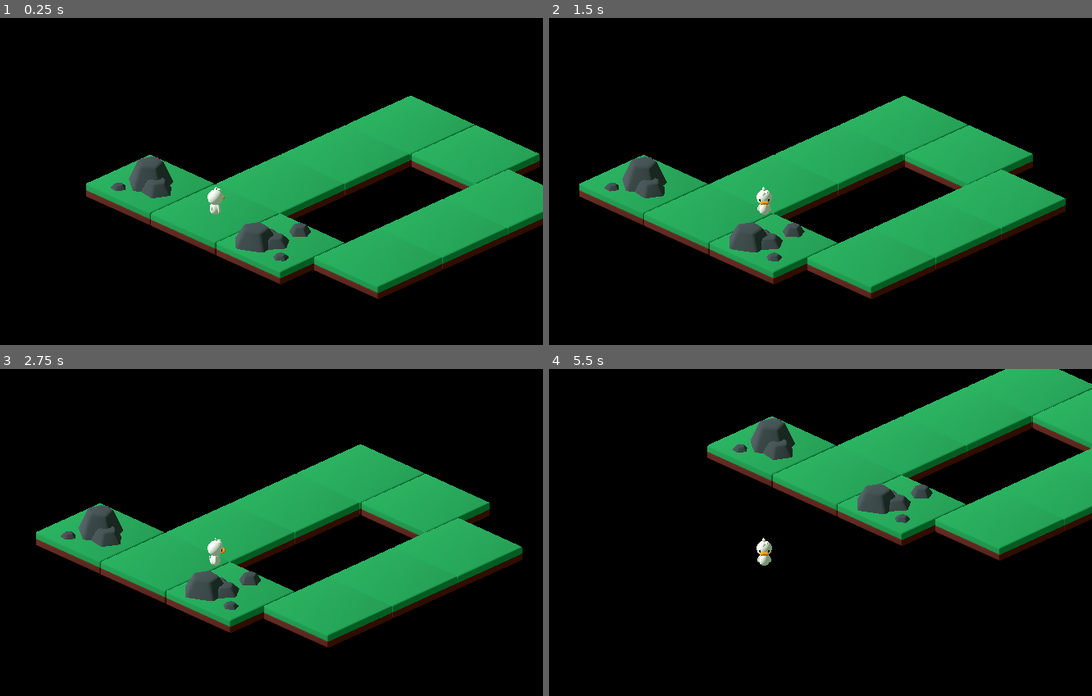
Above: before the commit, frames 1-4 (two rows, left to right).
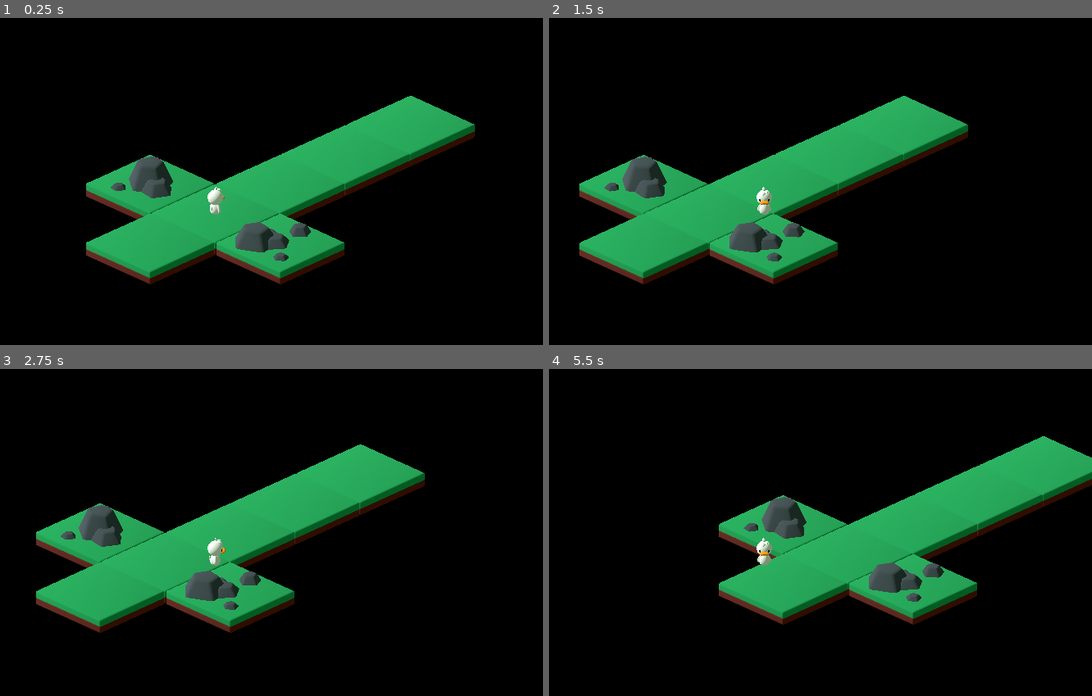
Above: after the commit, the same moments.

Repository: felipefcm/block-puzzle
Game: Godot game, scene res://levels/level_base.tscn
The game is run twice, just before and just after one commit, with the same random seed, the same clock (stepped at 60 frames per second) and the same inputs.
Inputs:
- Up to frame 1 (0.25 s): no input
- Up to frame 2 (1.5 s): tap Enter at 0.5 s; hold Right (ui_right) 0.53-1.28 s; hold Down (ui_down) from 1.28 s (still down)
- Up to frame 3 (2.75 s): release Down (ui_down) at 2.03 s; hold Right (ui_right) from 2.03 s (still down)
- Up to frame 4 (5.5 s): release Right (ui_right) at 2.78 s; hold Up (ui_up) 2.78-3.53 s; hold Left (ui_left) 3.53-5.03 s; tap R (restart_level, bound only after the commit) at 4.15 s; hold Down (ui_down) from 5.03 s (still down)

The runs differ from the first frame. In frame 1, 13% of the frame differs, in the area x 15-100%, y 32-86%; in frame 2, 14%; in frame 3, 14%; in frame 4, 32%, in the area x 29-100%, y 0-79%.

Commit message:
player spawning

Diff:
--- a/entities/duck.tscn
+++ b/entities/duck.tscn
@@ -14,6 +14,7 @@
 
 [node name="Duck" type="CharacterBody3D"]
 transform = Transform3D(1, 0, 0, 0, 1, 0, 0, 0, 1, 0, 1.01, 0)
+collision_layer = 2
 floor_stop_on_slope = false
 floor_constant_speed = true
 floor_block_on_wall = false
--- a/levels/level_base.tscn
+++ b/levels/level_base.tscn
@@ -1,21 +1,28 @@
-[gd_scene load_steps=5 format=3 uid="uid://b2x7ctr0mqior"]
+[gd_scene load_steps=6 format=3 uid="uid://b2x7ctr0mqior"]
 
 [ext_resource type="PackedScene" uid="uid://gc6hl21okehk" path="res://entities/duck.tscn" id="1_112i5"]
+[ext_resource type="Script" path="res://scripts/level.gd" id="1_tie8f"]
 [ext_resource type="PackedScene" uid="uid://5itmebhfsafj" path="res://blocks/grass_floor.tscn" id="2_pl3b6"]
 [ext_resource type="PackedScene" uid="uid://8vu3v8t2l2py" path="res://blocks/rocks_a.tscn" id="3_gc56v"]
 [ext_resource type="PackedScene" uid="uid://c2wh74wne15p7" path="res://blocks/rocks_b.tscn" id="4_shir2"]
 
 [node name="Level" type="Node3D"]
+script = ExtResource("1_tie8f")
+playerScene = ExtResource("1_112i5")
 
-[node name="DirectionalLight3D" type="DirectionalLight3D" parent="."]
+[node name="Sun" type="DirectionalLight3D" parent="."]
 transform = Transform3D(-0.707107, 0.5, -0.5, 3.09086e-08, 0.707107, 0.707107, 0.707107, 0.5, -0.5, 11, 8, -13)
 light_energy = 2.5
 
-[node name="Duck" parent="." instance=ExtResource("1_112i5")]
+[node name="InitialPlayerPosition" type="Node3D" parent="."]
+transform = Transform3D(1, 0, 0, 0, 1, 0, 0, 0, 1, 0, 1.01, 0)
 
 [node name="Floor" type="Node3D" parent="."]
 
 [node name="GrassFloor" parent="Floor" instance=ExtResource("2_pl3b6")]
+
+[node name="GrassFloor5" parent="Floor" instance=ExtResource("2_pl3b6")]
+transform = Transform3D(1, 0, 0, 0, 1, 0, 0, 0, 1, -6, 0, 0)
 
 [node name="GrassFloor2" parent="Floor" instance=ExtResource("2_pl3b6")]
 transform = Transform3D(1, 0, 0, 0, 1, 0, 0, 0, 1, 6, 0, 0)
@@ -26,23 +33,11 @@
 [node name="GrassFloor4" parent="Floor" instance=ExtResource("2_pl3b6")]
 transform = Transform3D(1, 0, 0, 0, 1, 0, 0, 0, 1, 18, 0, 0)
 
-[node name="GrassFloor5" parent="Floor" instance=ExtResource("2_pl3b6")]
-transform = Transform3D(1, 0, 0, 0, 1, 0, 0, 0, 1, 18, 0, 6)
-
 [node name="GrassFloor6" parent="Floor" instance=ExtResource("2_pl3b6")]
 transform = Transform3D(1, 0, 0, 0, 1, 0, 0, 0, 1, 0, 0, 6)
 
 [node name="GrassFloor7" parent="Floor" instance=ExtResource("2_pl3b6")]
 transform = Transform3D(1, 0, 0, 0, 1, 0, 0, 0, 1, 0, 0, -6)
-
-[node name="GrassFloor8" parent="Floor" instance=ExtResource("2_pl3b6")]
-transform = Transform3D(1, 0, 0, 0, 1, 0, 0, 0, 1, 15, 0, 12)
-
-[node name="GrassFloor9" parent="Floor" instance=ExtResource("2_pl3b6")]
-transform = Transform3D(1, 0, 0, 0, 1, 0, 0, 0, 1, 9, 0, 12)
-
-[node name="GrassFloor10" parent="Floor" instance=ExtResource("2_pl3b6")]
-transform = Transform3D(1, 0, 0, 0, 1, 0, 0, 0, 1, 3, 0, 12)
 
 [node name="Blocks" type="Node3D" parent="."]
 
--- a/project.godot
+++ b/project.godot
@@ -64,6 +64,11 @@
 , Object(InputEventKey,"resource_local_to_scene":false,"resource_name":"","device":0,"window_id":0,"alt_pressed":false,"shift_pressed":false,"ctrl_pressed":false,"meta_pressed":false,"pressed":false,"keycode":0,"physical_keycode":83,"unicode":0,"echo":false,"script":null)
 ]
 }
+restart_level={
+"deadzone": 0.5,
+"events": [Object(InputEventKey,"resource_local_to_scene":false,"resource_name":"","device":0,"window_id":0,"alt_pressed":false,"shift_pressed":false,"ctrl_pressed":false,"meta_pressed":false,"pressed":false,"keycode":0,"physical_keycode":82,"unicode":0,"echo":false,"script":null)
+]
+}
 
 [physics]
 
--- a/scripts/duck.gd
+++ b/scripts/duck.gd
@@ -19,7 +19,7 @@
 	velocity += (inputAccel * input + dampForce) * delta
 
 	if(input.length() > 0):
-		var angle := input.signed_angle_to(Vector3(1, 0, 0), Vector3(0, -1, 0))
+		var angle := input.signed_angle_to(Vector3.RIGHT, Vector3(0, -1, 0))
 		modelNode.rotation.y = PI / 2.0 + angle
 
 	velocity = velocity.limit_length(maxSpeed)
--- a/scripts/level.gd
+++ b/scripts/level.gd
@@ -1,7 +1,25 @@
 extends Node3D
 
+@export var playerScene: PackedScene
+@onready var initialPlayerPosition := $InitialPlayerPosition as Node3D
+
+var duck: Duck
+
 func _ready():
-	pass
+	spawnPlayer()
+
 
 func _process(delta: float):
-	pass
+	if(Input.is_action_just_pressed('restart_level')):
+		spawnPlayer()
+
+	if(duck.global_position.y <= -4.0): spawnPlayer()
+
+
+func spawnPlayer():
+	if(duck != null): duck.queue_free()
+
+	duck = playerScene.instantiate() as Node3D
+	duck.global_position = initialPlayerPosition.global_position
+
+	add_child(duck)
